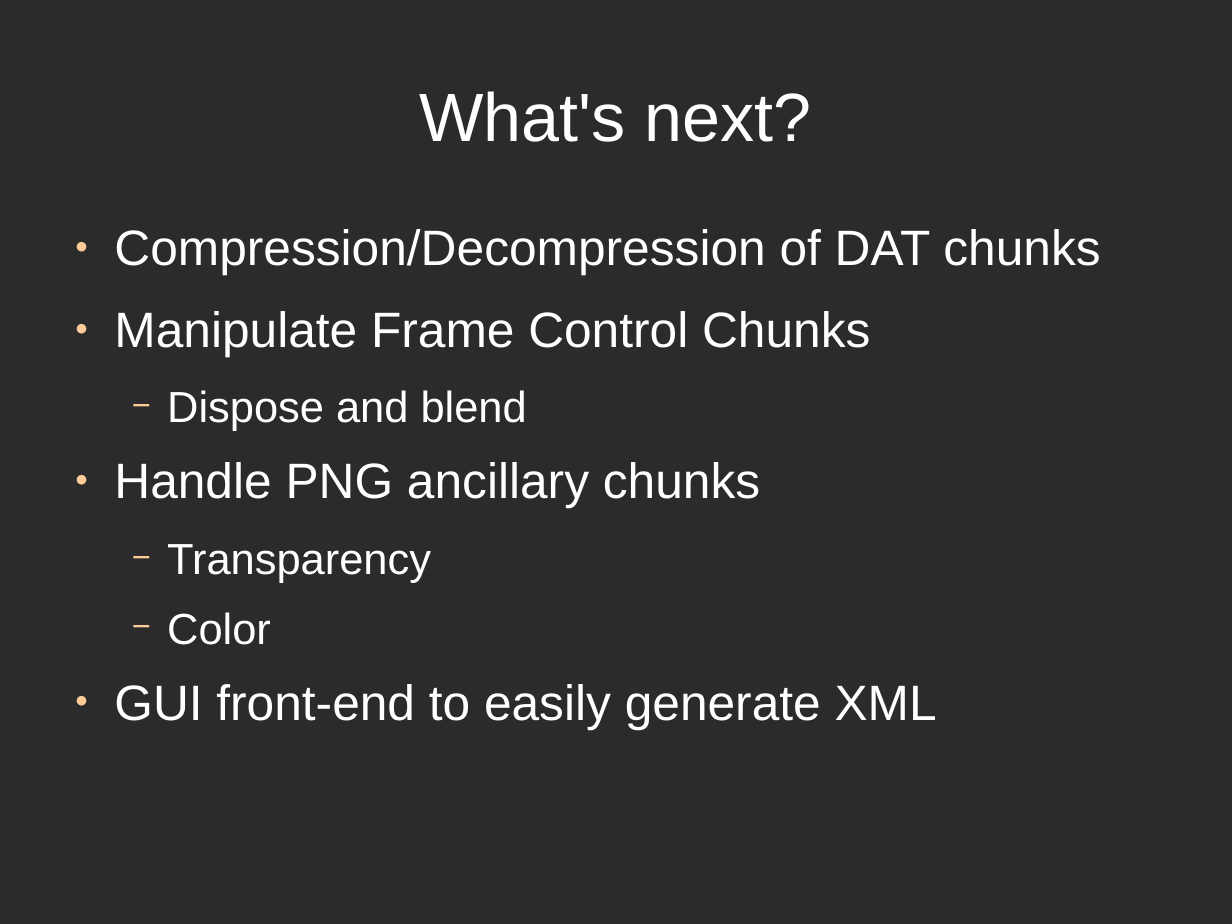
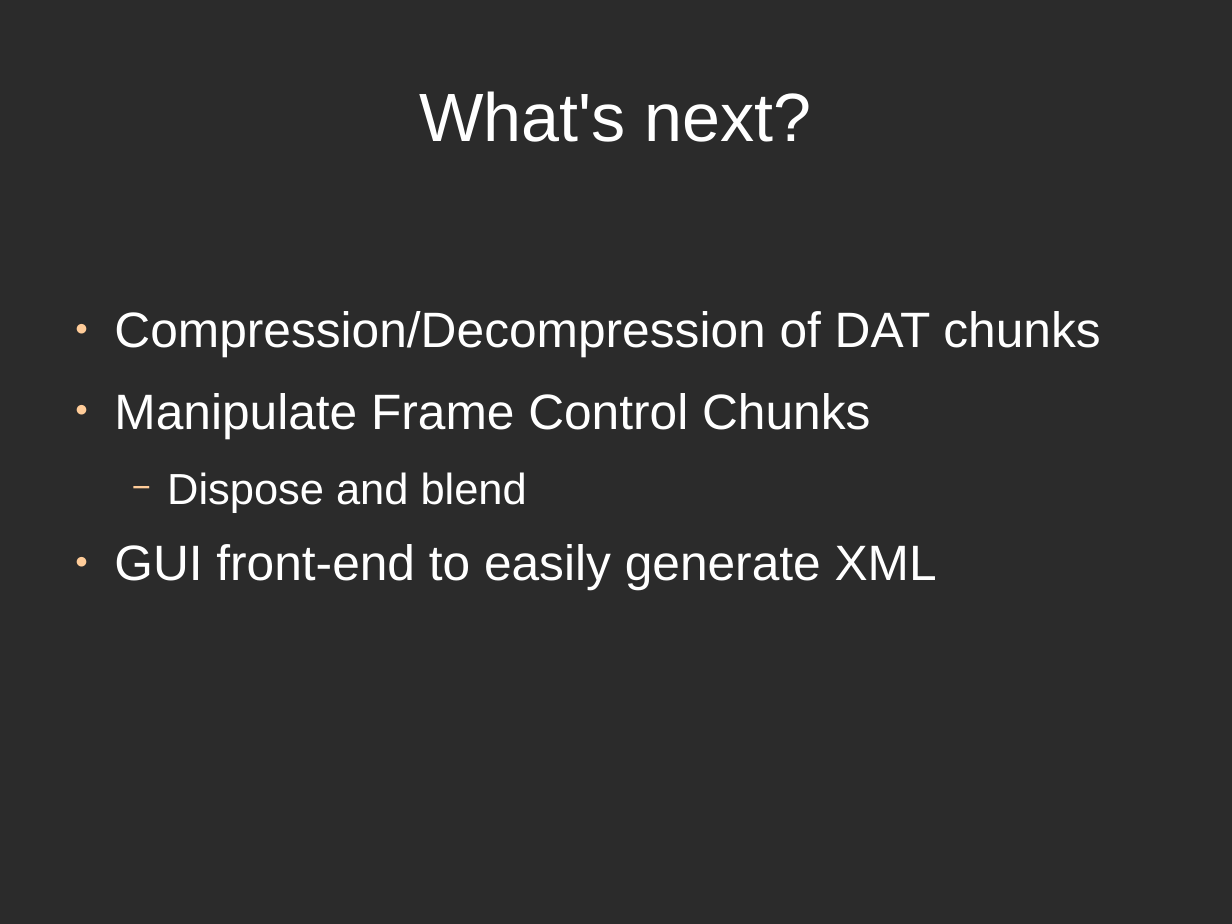
Before and after one commit to directrix1/se2, a slide deck: slide 21 of wip/SE2Presentation.odp. Drawn at 1232x924 pixels with LibreOffice and Linux fonts; fonts in the diff are those of the drawing; background and template pictures are left out; a plain dark background stands for a picture behind light text. Boxes give left, top, right and bottom in pixels: in the first picture for what was removed or moved away, otherwise in the second. Text is boxed around its words. In the diff, an @@ line names an element or a change of style, - is before the commit and + after.

```diff
--- a/wip/SE2Presentation.odp
+++ b/wip/SE2Presentation.odp
@@ text at [114,462,760,645]: paragraphs removed @@
-● Handle PNG ancillary chunks
-  − Transparency
-  − Color
```
Also in this commit, not shown: 1 other file.
